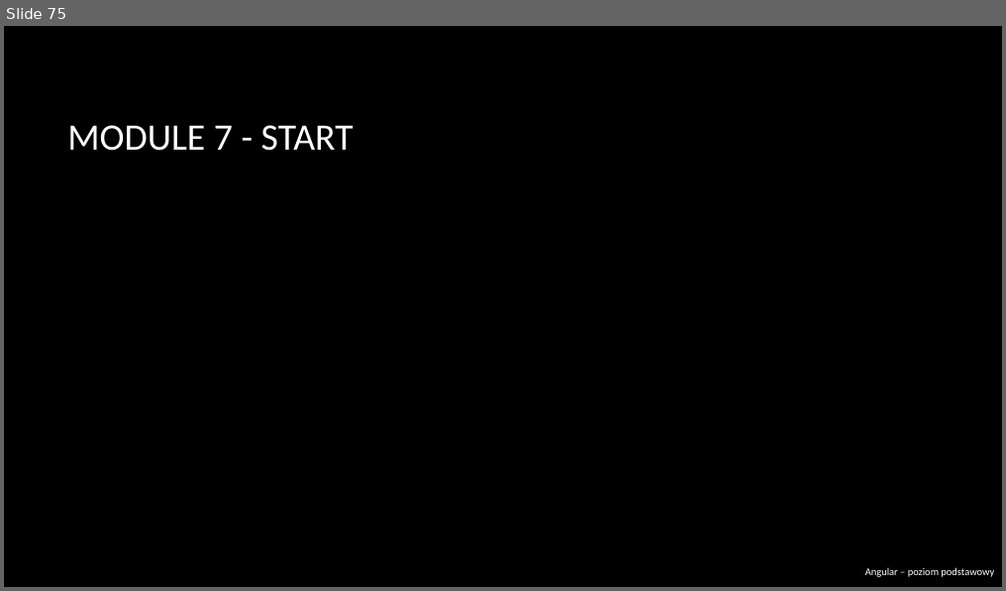
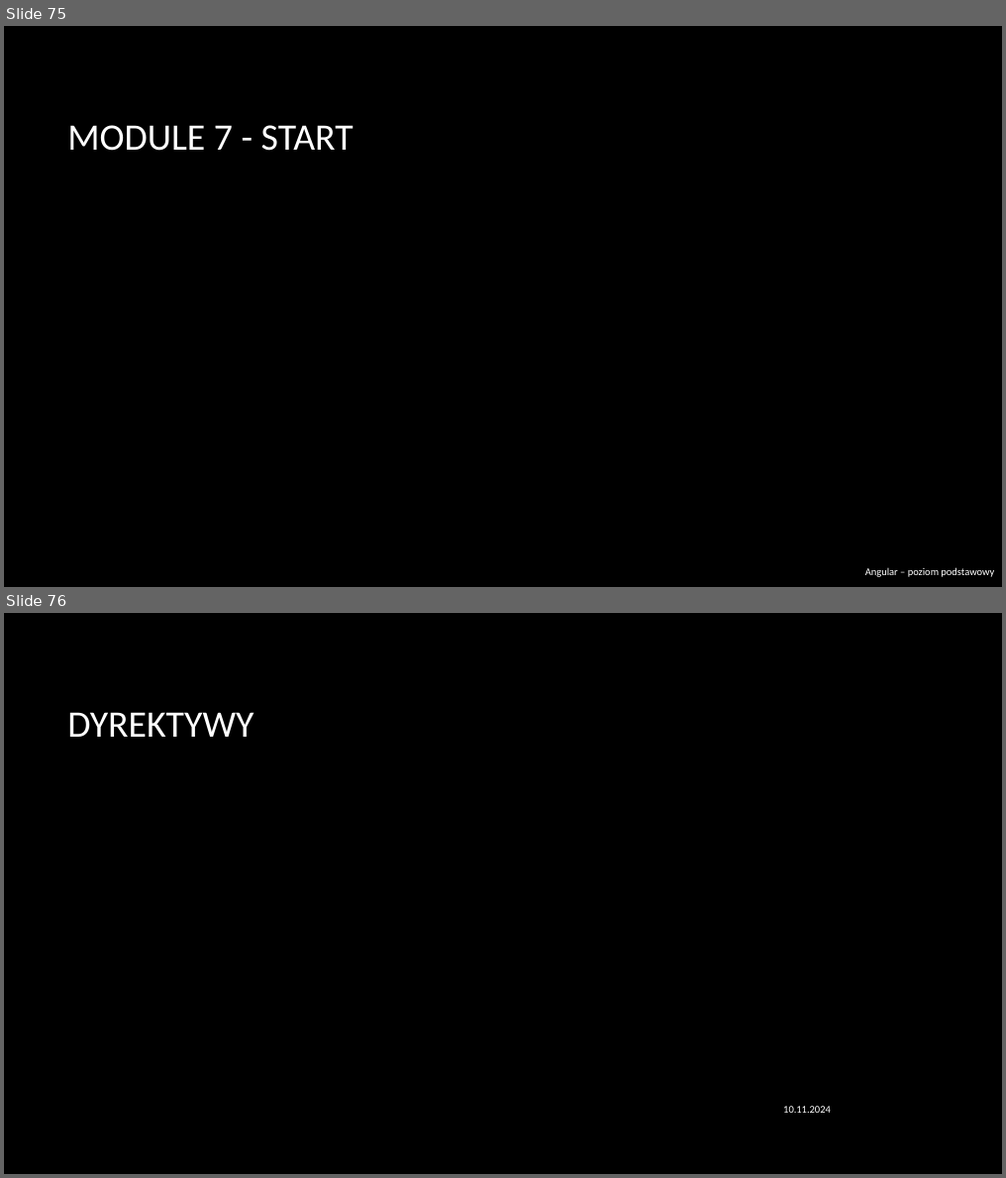
Before and after one commit to RafalSzczuka/angular-course-pfr, a slide deck: prezentacja/Angular beginner.pptx. Shown one above the other, each under a label of ours: slide 75 before the commit, slides 75 and 76 after it. The pictures are 1006x591 and 1006x1178 pixels, drawn with LibreOffice and Linux fonts; fonts in the diff are those of the drawing; background and template pictures are left out. Boxes give left, top, right and bottom in pixels: in the first picture for what was removed or moved away, otherwise in the second. Text is boxed around its words. In the diff, an @@ line names an element or a change of style, - is before the commit and + after.

```diff
--- a/prezentacja/Angular beginner.pptx
+++ b/prezentacja/Angular beginner.pptx
@@ slide 76 added at bbox=[4, 613, 1002, 1174], background picture (left out) @@
@@ title added at bbox=[67, 712, 253, 737], 36 pt, text #FFFFFF @@
+DYREKTYWY
@@ text added at bbox=[783, 1106, 831, 1113], 10 pt, text #FFFFFF @@
+10.11.2024
```
Also in this commit, not shown: 6 slides changed, 4 other slides added.
